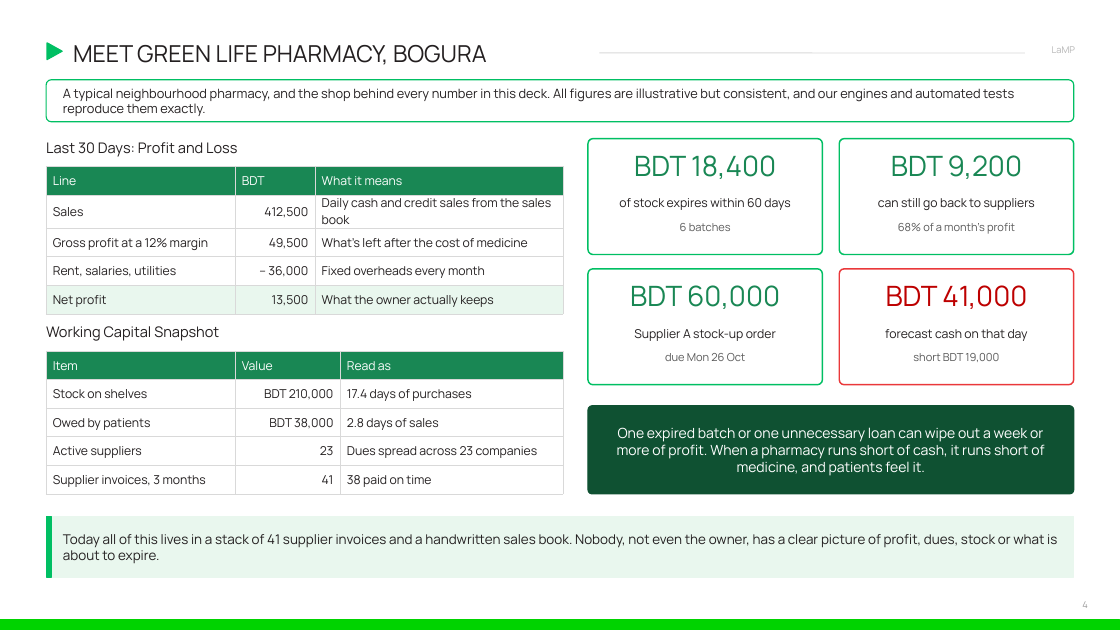
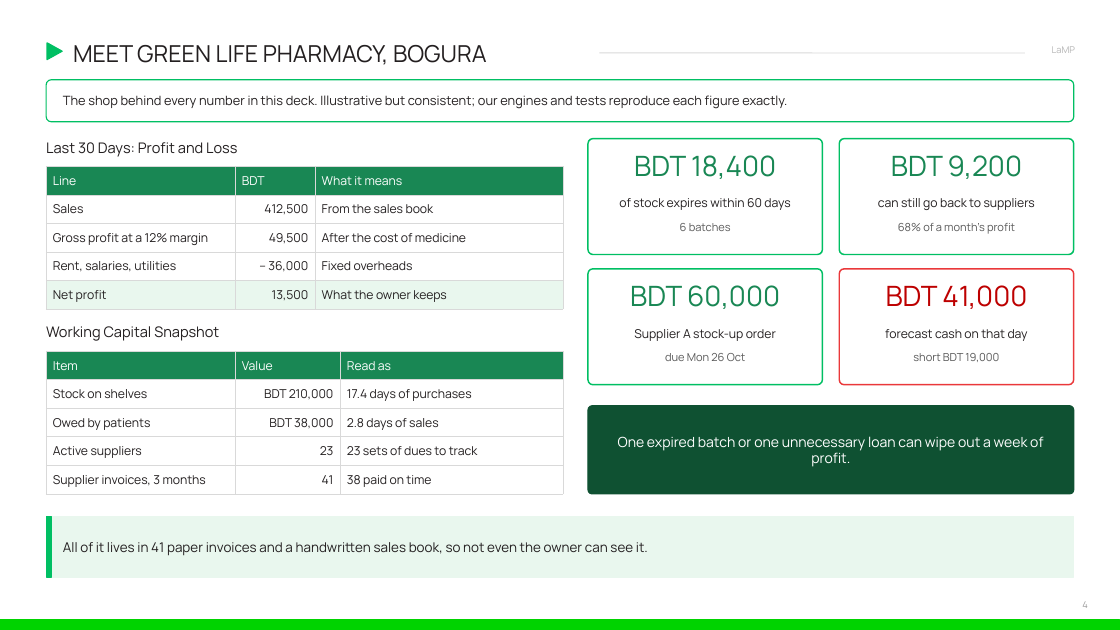
Before and after one commit to ishmam259/lamp-copilot, a slide deck: slide 4 of deck/LaMP-Copilot.pptx. Drawn at 1120x630 pixels with LibreOffice and Linux fonts; fonts in the diff are those of the drawing. Boxes give left, top, right and bottom in pixels: in the first picture for what was removed or moved away, otherwise in the second. Text is boxed around its words. In the diff, an @@ line names an element or a change of style, - is before the commit and + after.

Commit message:
deck: cut wordy slides by about a third, larger text, full team names

```diff
--- a/deck/LaMP-Copilot.pptx
+++ b/deck/LaMP-Copilot.pptx
@@ text at bbox=[63, 95, 787, 109]: text changed @@
-A typical neighbourhood pharmacy, and the shop behind every number in this deck. All figures are illustrative but consistent, and our engines and automated tests reproduce them exactly.
+The shop behind every number in this deck. Illustrative but consistent; our engines and tests reproduce each figure exactly.
@@ table at bbox=[46, 166, 563, 306] @@
-row 2, column 3: Daily cash and credit sales from the sales book
+row 2, column 3: From the sales book
-row 3, column 3: What's left after the cost of medicine
+row 3, column 3: After the cost of medicine
-row 4, column 3: Fixed overheads every month
+row 4, column 3: Fixed overheads
-row 5, column 3: What the owner actually keeps
+row 5, column 3: What the owner keeps
@@ table at bbox=[46, 351, 563, 491] @@
-row 4, column 3: Dues spread across 23 companies
+row 4, column 3: 23 sets of dues to track
@@ text at bbox=[618, 436, 1043, 467]: text changed @@
-One expired batch or one unnecessary loan can wipe out a week or more of profit. When a pharmacy runs short of cash, it runs short of medicine, and patients feel it.
+One expired batch or one unnecessary loan can wipe out a week of profit.
@@ text at bbox=[63, 542, 648, 556]: text changed @@
-Today all of this lives in a stack of 41 supplier invoices and a handwritten sales book. Nobody, not even the owner, has a clear picture of profit, dues, stock or what is about to expire.
+All of it lives in 41 paper invoices and a handwritten sales book, so not even the owner can see it.
```
Also in this commit, not shown: 21 other slides changed, 2 other files.
